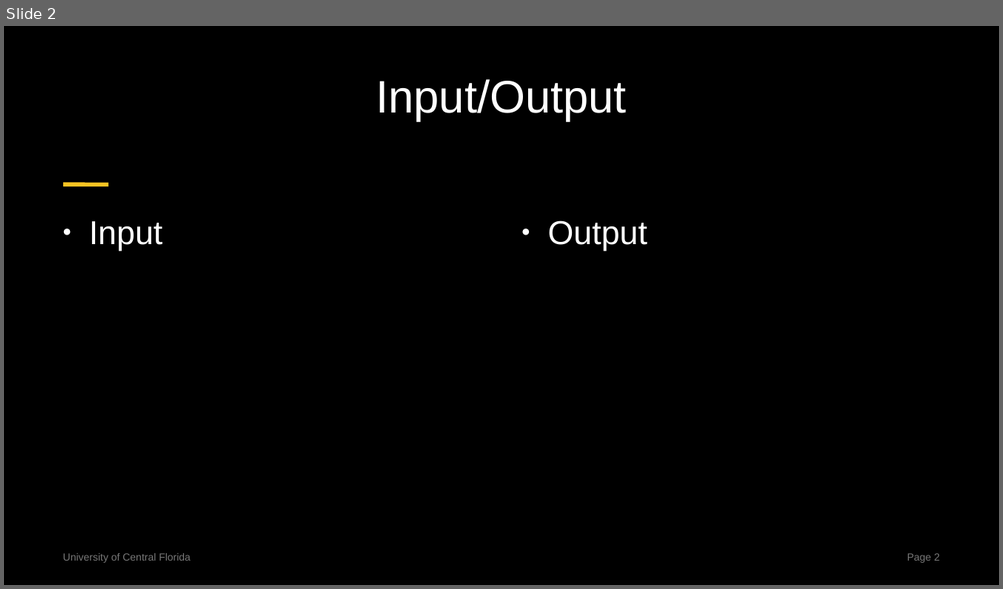
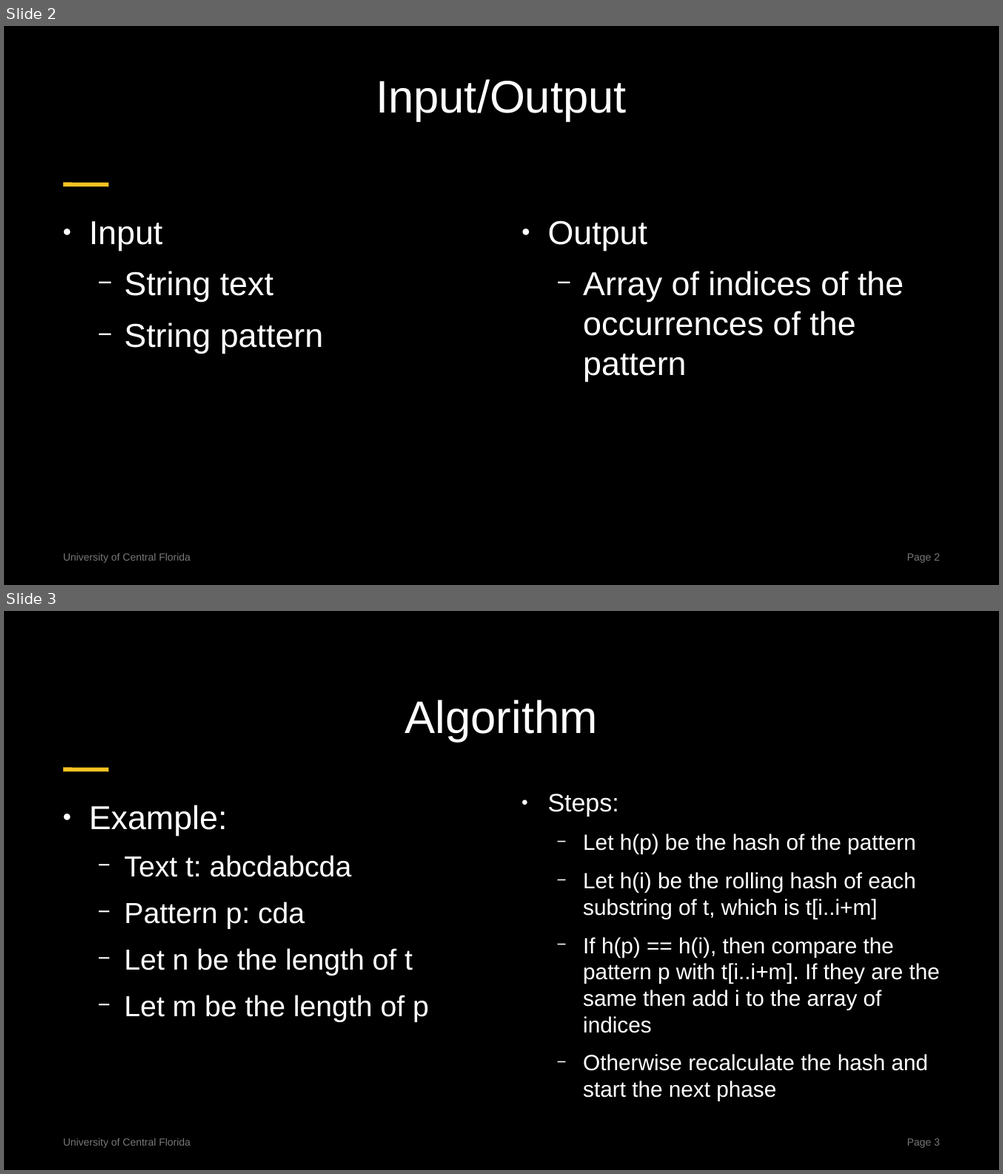
Before and after one commit to centuryhopper/Fall2022CourseContents, a slide deck: CAP6515/paper_presentation_files/rabin-karp-presentation.pptx. Shown one above the other, each under a label of ours: slide 2 before the commit, slides 2 and 3 after it. The pictures are 1003x589 and 1003x1174 pixels, drawn with LibreOffice and Linux fonts; fonts in the diff are those of the drawing. Boxes give left, top, right and bottom in pixels: in the first picture for what was removed or moved away, otherwise in the second. Text is boxed around its words. In the diff, an @@ line names an element or a change of style, - is before the commit and + after.

```diff
--- a/CAP6515/paper_presentation_files/rabin-karp-presentation.pptx
+++ b/CAP6515/paper_presentation_files/rabin-karp-presentation.pptx
@@ slide 3 added at (4, 611, 999, 1170), background #000000; not listed: 3 template elements that a slide beside it also shows @@
@@ title added at (405, 700, 597, 741), 44 pt, text #FFFFFF @@
+Algorithm
@@ text added at (89, 805, 429, 1022), 28 pt, text #FFFFFF @@
+● Example:
+  − Text t: abcdabcda
+  − Pattern p: cda
+  − Let n be the length of t
+  − Let m be the length of p
@@ text added at (548, 794, 939, 1071), 21.3 pt, text #FFFFFF @@
+● Steps:
+  − Let h(p) be the hash of the pattern
+  − Let h(i) be the rolling hash of each substring of t, which is t[i..i+m]
+  − If h(p) == h(i), then compare the pattern p with t[i..i+m]. If they are the same then add i to the array of indices
+  − Otherwise recalculate the hash and start the next phase
@@ slide 2 changed as well @@
@@ text at (124, 271, 323, 354): paragraphs added @@
+  − String text
+  − String pattern
@@ text at (583, 271, 903, 382): paragraph added @@
+  − Array of indices of the occurrences of the pattern
```
Also in this commit, not shown: 1 other slide added, 1 slide removed, 5 other files.
